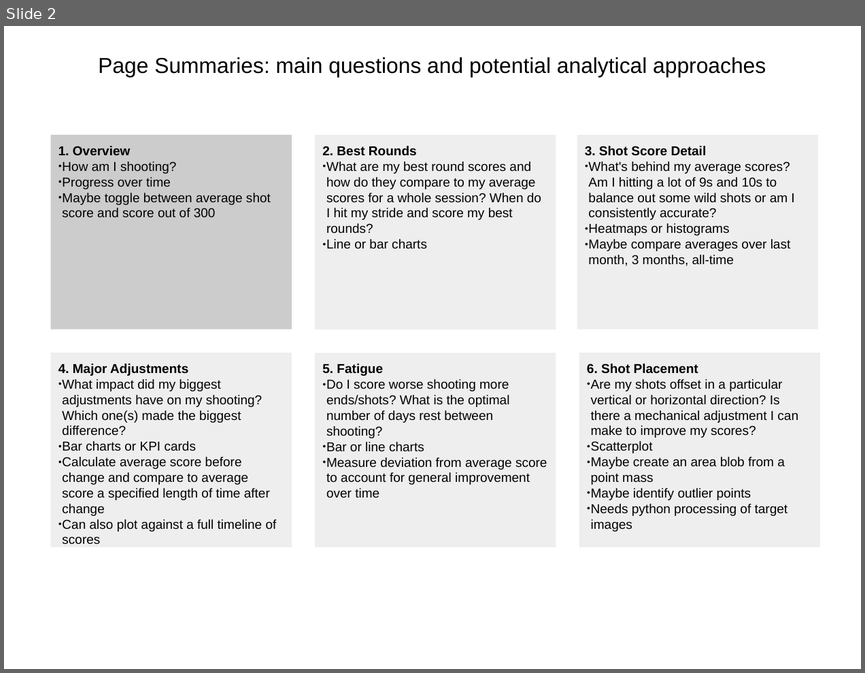
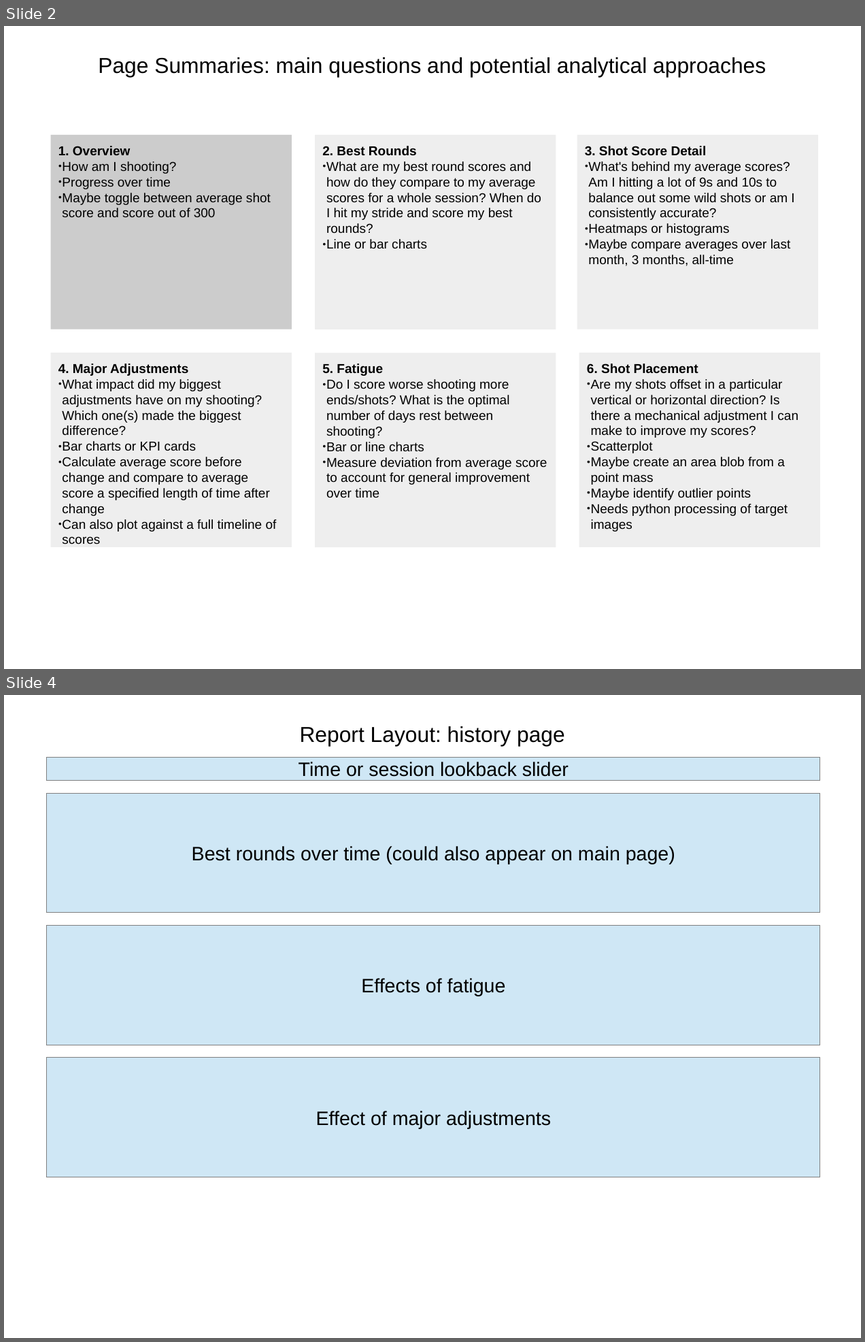
Before and after one commit to lwadya/archery_progress_report, a slide deck: design/report_planning_doc.odp. Shown one above the other, each under a label of ours: slide 2 before the commit, slides 2 and 4 after it; the slides between them are not shown. The pictures are 865x673 and 865x1342 pixels, drawn with LibreOffice and Linux fonts; fonts in the diff are those of the drawing. Boxes give left, top, right and bottom in pixels: in the first picture for what was removed or moved away, otherwise in the second. Text is boxed around its words. In the diff, an @@ line names an element or a change of style, - is before the commit and + after.

Commit message:
Update report_planning_doc.odp
Local file updated 12/5/2024

```diff
--- a/design/report_planning_doc.odp
+++ b/design/report_planning_doc.odp
@@ slide 4 added at bbox=[4, 695, 861, 1338], background #FFFFFF @@
@@ title added at bbox=[300, 726, 565, 746], 20 pt, text #000000 @@
+Report Layout: history page
@@ rectangle added at bbox=[47, 757, 821, 781], fill #CFE7F5, outline #808080 0 pt, 18 pt, text #000000 @@
+Time or session lookback slider
@@ rectangle added at bbox=[47, 793, 821, 913], fill #CFE7F5, outline #808080 0 pt, 18 pt, text #000000 @@
+Best rounds over time (could also appear on main page)
@@ rectangle added at bbox=[47, 925, 821, 1045], fill #CFE7F5, outline #808080 0 pt, 18 pt, text #000000 @@
+Effects of fatigue
@@ rectangle added at bbox=[47, 1057, 821, 1177], fill #CFE7F5, outline #808080 0 pt, 18 pt, text #000000 @@
+Effect of major adjustments
```
Also in this commit, not shown: 1 other slide added, 1 slide removed.
